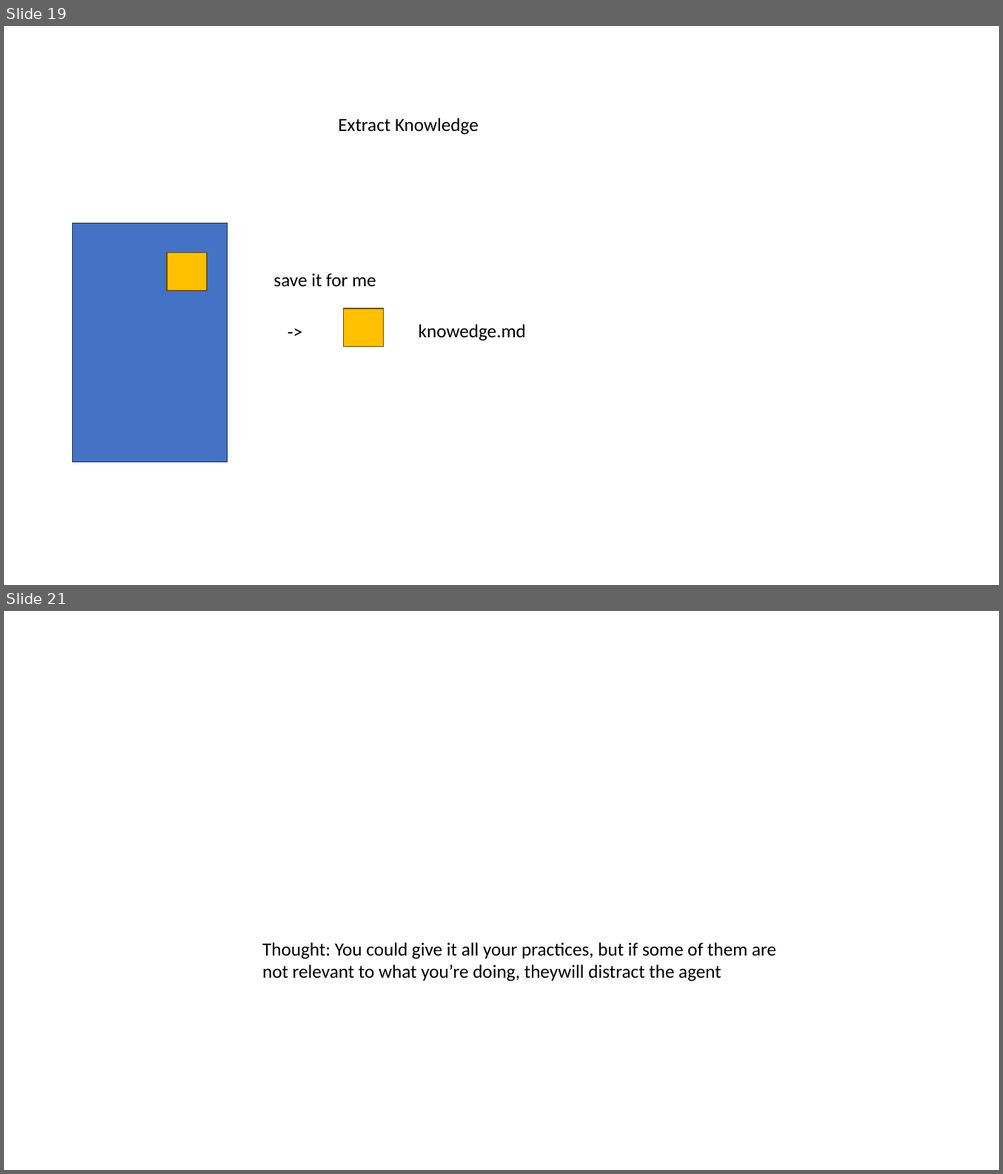
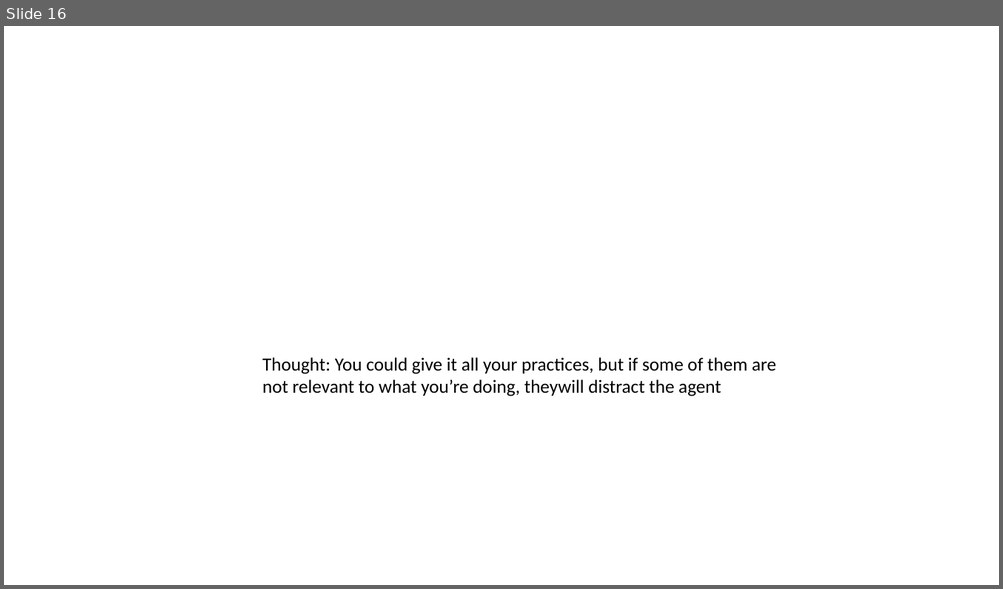
Before and after one commit to lexler/Talks, a slide deck: Slides/Core Patterns for Coding with AI.pptx. Shown one above the other, each under a label of ours: slides 19 and 21 before the commit, slide 16 after it; the slides between them are not shown. The pictures are 1003x1174 and 1003x589 pixels, drawn with LibreOffice and Linux fonts; fonts in the diff are those of the drawing. Boxes give left, top, right and bottom in pixels: in the first picture for what was removed or moved away, otherwise in the second. Text is boxed around its words. In the diff, an @@ line names an element or a change of style, - is before the commit and + after.

```diff
--- a/Slides/Core Patterns for Coding with AI.pptx
+++ b/Slides/Core Patterns for Coding with AI.pptx
@@ slide 19 removed at bbox=[4, 26, 999, 585], background #FFFFFF @@
@@ text removed at bbox=[338, 118, 478, 135] @@
-Extract Knowledge
@@ rectangle removed at bbox=[73, 223, 227, 463] @@
@@ rectangle removed at bbox=[167, 253, 206, 291] @@
@@ text removed at bbox=[273, 273, 376, 286] @@
-save it for me
@@ rectangle removed at bbox=[344, 309, 383, 347] @@
@@ text removed at bbox=[280, 317, 310, 347] @@
-->
@@ text removed at bbox=[418, 324, 526, 341] @@
-knowedge.md
@@ what was slide 21 is now slide 16 @@
```
Also in this commit, not shown: 1 slide changed, 11 slides added, 15 other slides removed.
